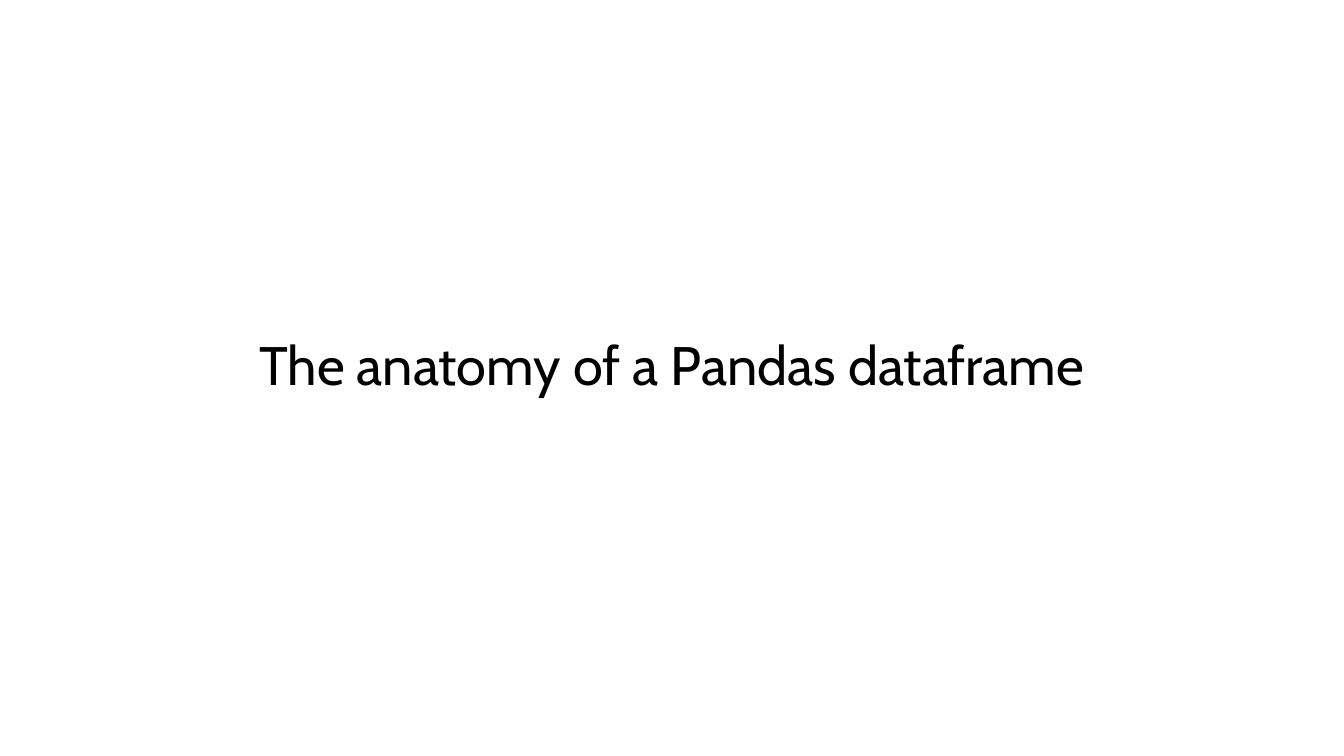
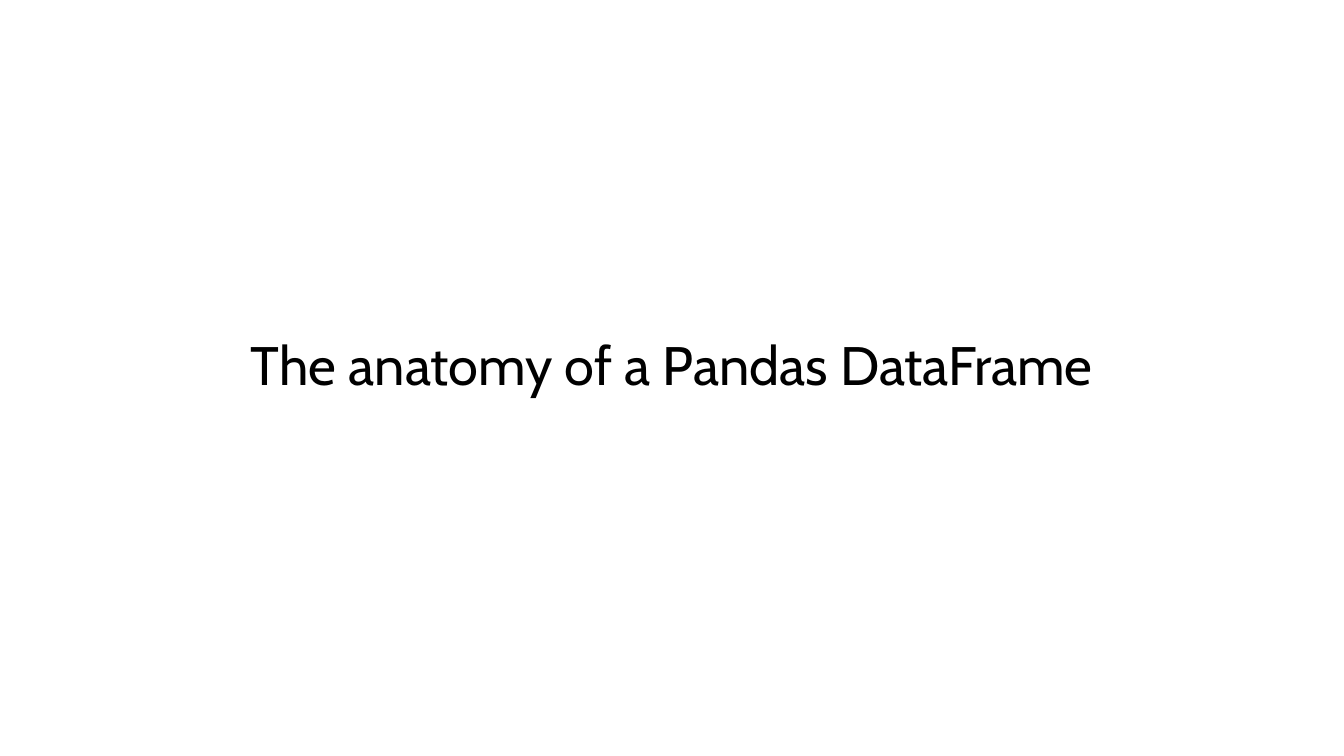
Before and after one commit to dvanderelst-classes/python-class, a slide deck: slide 10 of 08_Pandas_introduction/pandas.odp. Drawn at 1344x756 pixels with LibreOffice and Linux fonts; fonts in the diff are those of the drawing. Boxes give left, top, right and bottom in pixels: in the first picture for what was removed or moved away, otherwise in the second. Text is boxed around its words. In the diff, an @@ line names an element or a change of style, - is before the commit and + after.

```diff
--- a/08_Pandas_introduction/pandas.odp
+++ b/08_Pandas_introduction/pandas.odp
@@ subtitle at [251, 344, 1092, 397]: text changed @@
-The anatomy of a Pandas dataframe
+The anatomy of a Pandas DataFrame
```
Also in this commit, not shown: 5 other slides changed, 5 other files.
